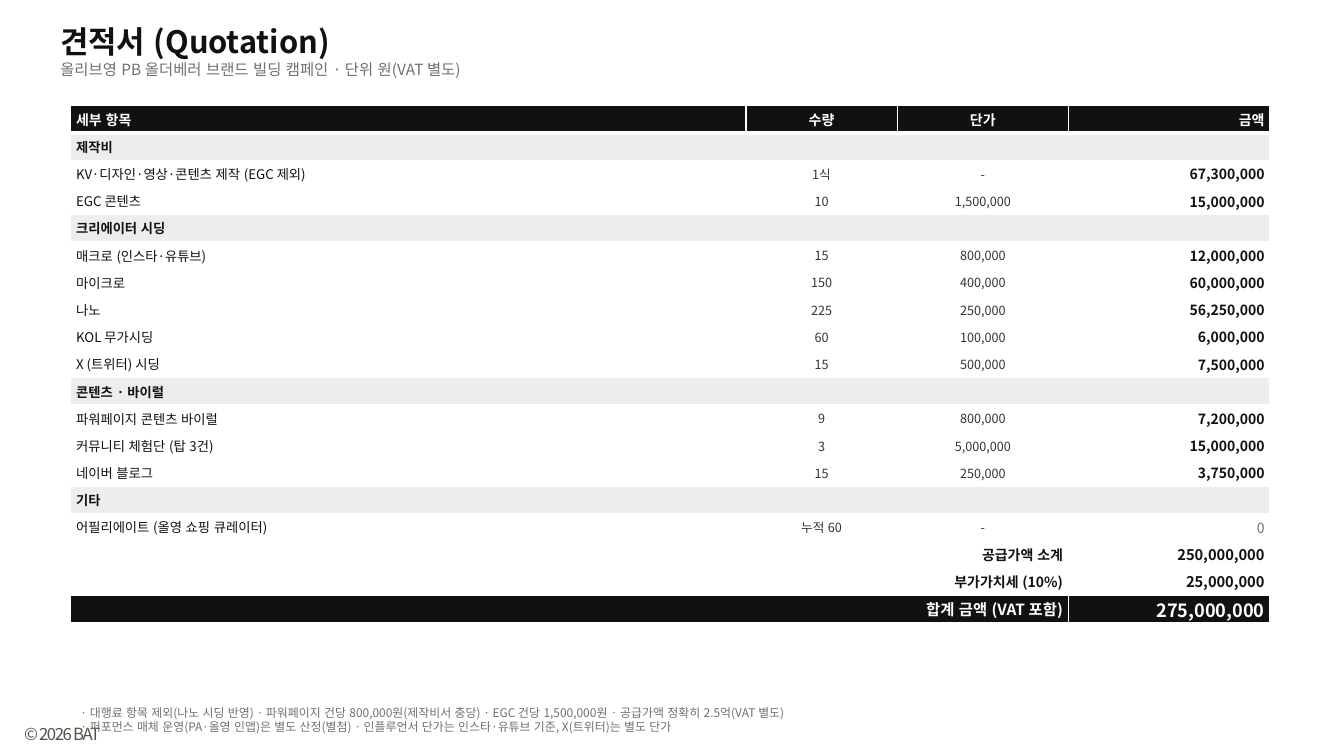
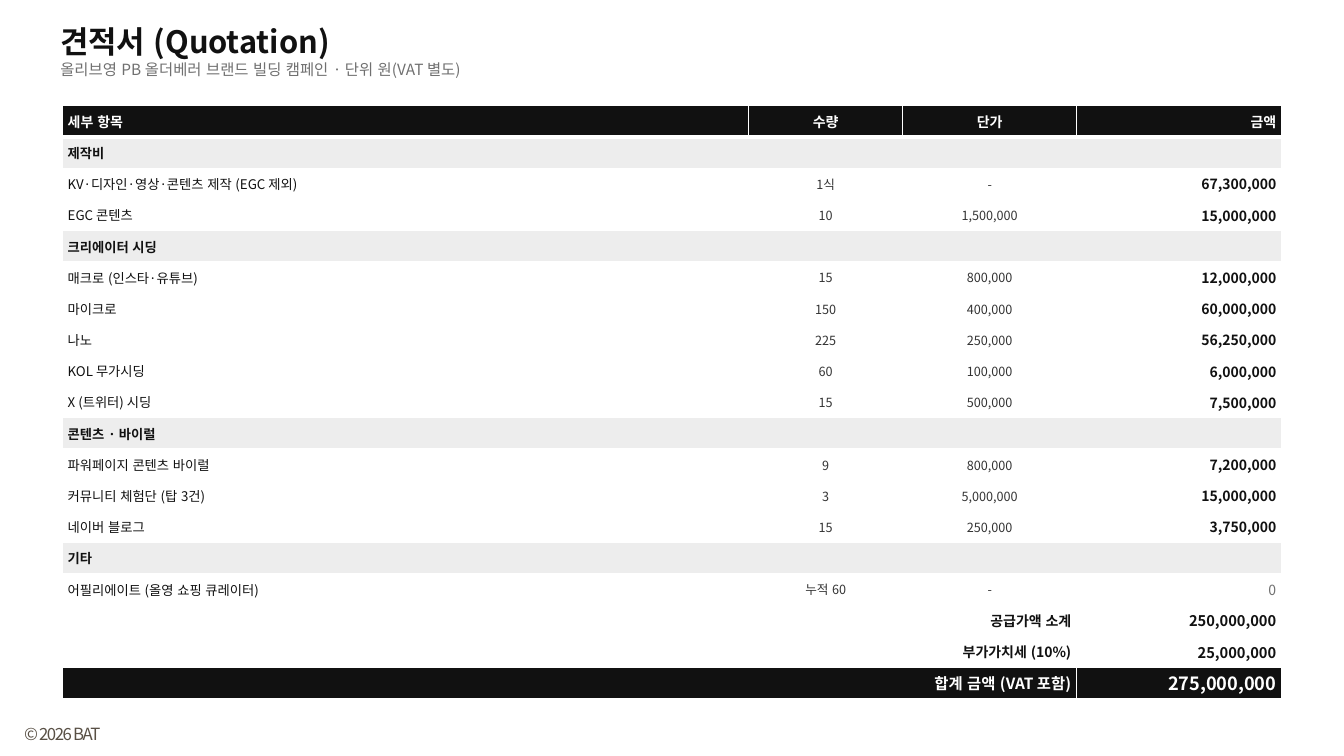
Before and after one commit to bat-han-26/oy_all-the-better_proposal, a slide deck: slide 44 of proposal/올더베러_제안덱_병합본.pptx (slide 53 before the commit). Drawn at 1344x756 pixels with LibreOffice and Linux fonts; fonts in the diff are those of the drawing. Boxes give left, top, right and bottom in pixels: in the first picture for what was removed or moved away, otherwise in the second. Text is boxed around its words. In the diff, an @@ line names an element or a change of style, - is before the commit and + after.

```diff
--- a/proposal/올더베러_제안덱_병합본.pptx
+++ b/proposal/올더베러_제안덱_병합본.pptx
@@ table: place and size @@
-table at <box>71,106,1270,625</box>
+table at <box>63,106,1282,699</box>
@@ text removed at <box>90,707,784,735</box> @@
-· 대행료 항목 제외(나노 시딩 반영) · 파워페이지 건당 800,000원(제작비서 충당) · EGC 건당 1,500,000원 · 공급가액 정확히 2.5억(VAT 별도)
-· 퍼포먼스 매체 운영(PA·올영 인앱)은 별도 산정(별첨) · 인플루언서 단가는 인스타·유튜브 기준, X(트위터)는 별도 단가
```
Also in this commit, not shown: 16 other slides changed, 2 other files.
